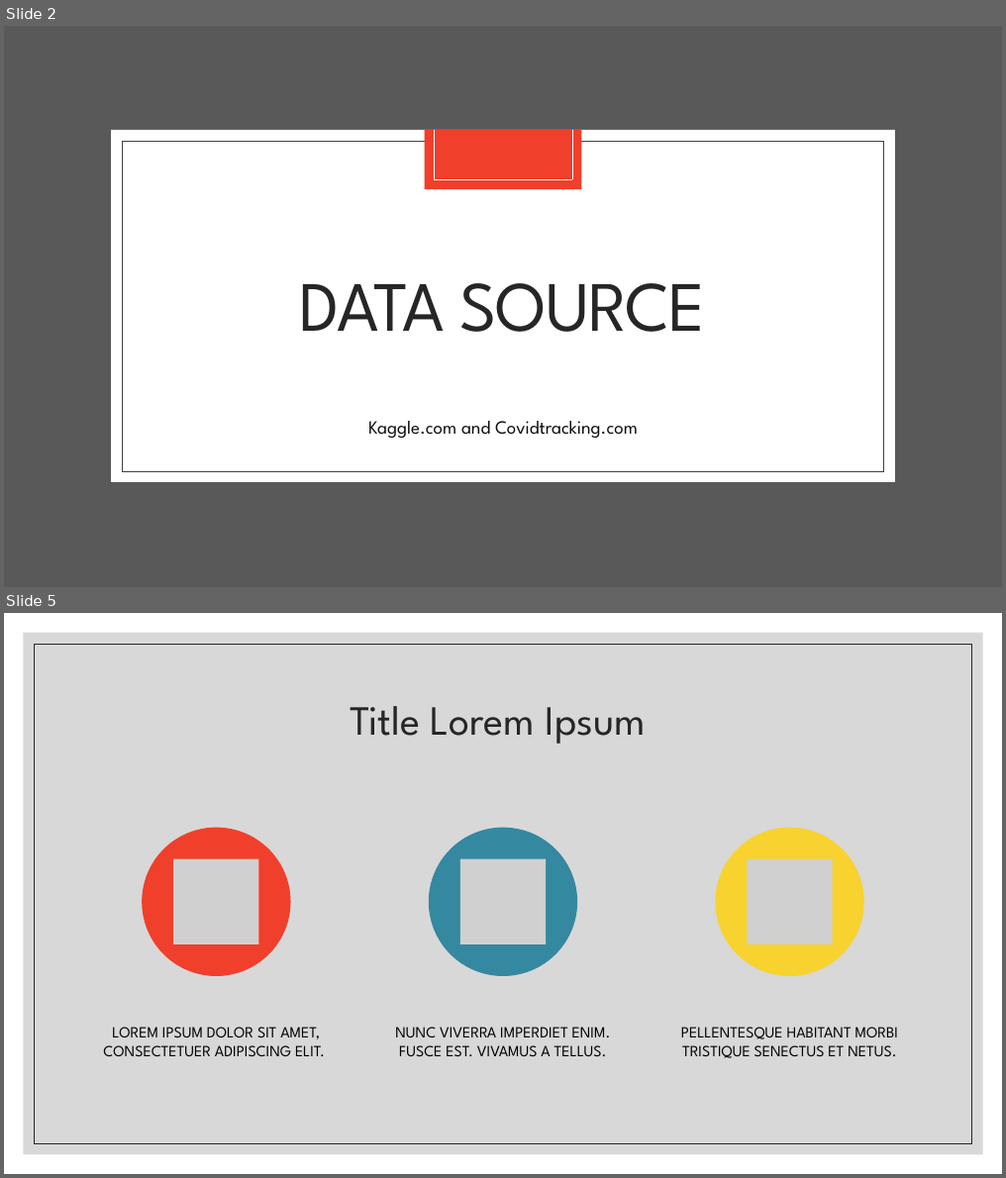
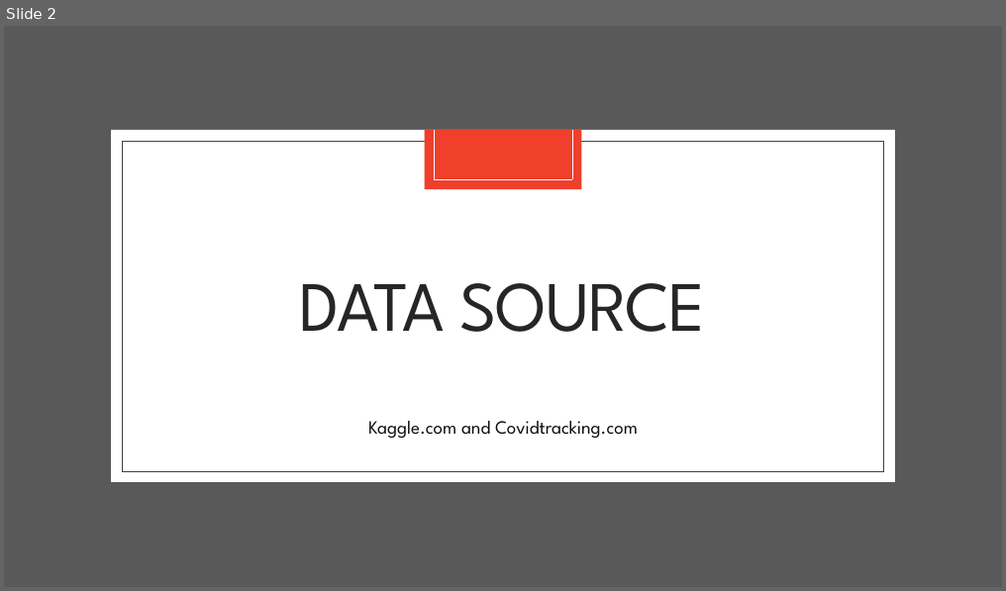
Before and after one commit to bmedford01/ETL_Project, a slide deck: covid19 usa vaccination.pptx. Shown one above the other, each under a label of ours: slides 2 and 5 before the commit, slide 2 after it; the slides between them are not shown. The pictures are 1006x1178 and 1006x591 pixels, drawn with LibreOffice and Linux fonts; fonts in the diff are those of the drawing; grey boxes stand for pictures. Boxes give left, top, right and bottom in pixels: in the first picture for what was removed or moved away, otherwise in the second. Text is boxed around its words. In the diff, an @@ line names an element or a change of style, - is before the commit and + after.

```diff
--- a/covid19 usa vaccination.pptx
+++ b/covid19 usa vaccination.pptx
@@ slide 5 removed at bbox=[4, 613, 1002, 1174], background #FFFFFF @@
@@ rectangle removed at bbox=[24, 633, 983, 1155] @@
@@ rectangle removed at bbox=[35, 644, 972, 1144] @@
@@ title removed at bbox=[350, 706, 647, 744] @@
-Title Lorem Ipsum
@@ group removed at bbox=[103, 828, 898, 1059]: 3 ellipses, 3 pictures, 3 texts @@
-LOREM IPSUM DOLOR SIT AMET, CONSECTETUER ADIPISCING ELIT.
-NUNC VIVERRA IMPERDIET ENIM. FUSCE EST. VIVAMUS A TELLUS.
-PELLENTESQUE HABITANT MORBI TRISTIQUE SENECTUS ET NETUS.
```
Also in this commit, not shown: 2 slides changed, 2 slides added, 2 other files.
